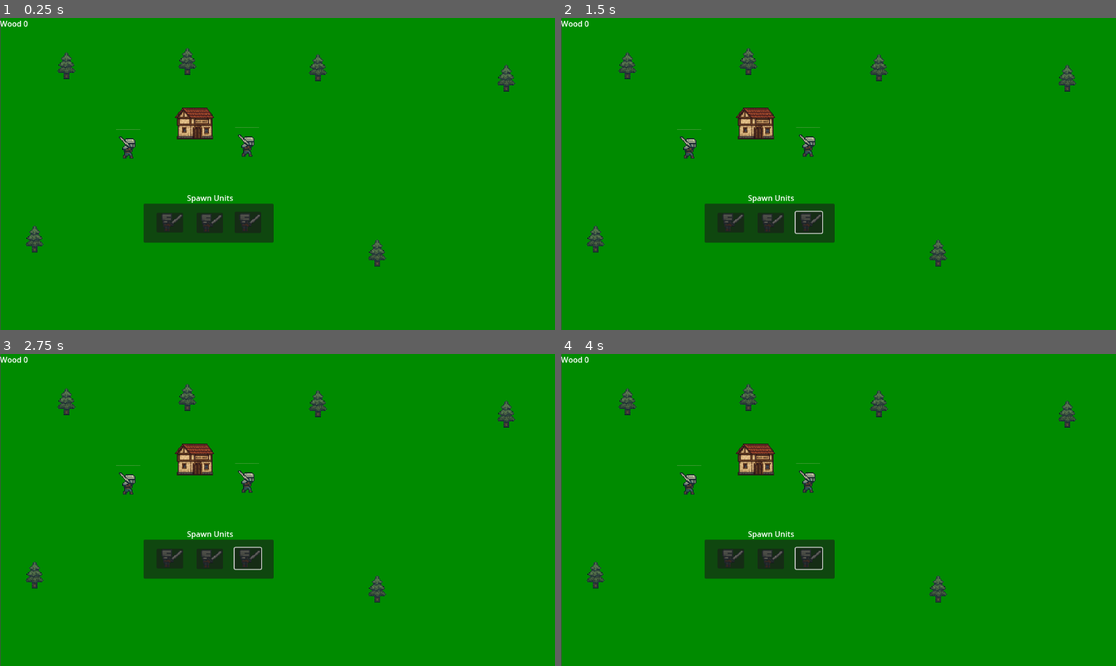
Above: before the commit, frames 1-4 (two rows, left to right).
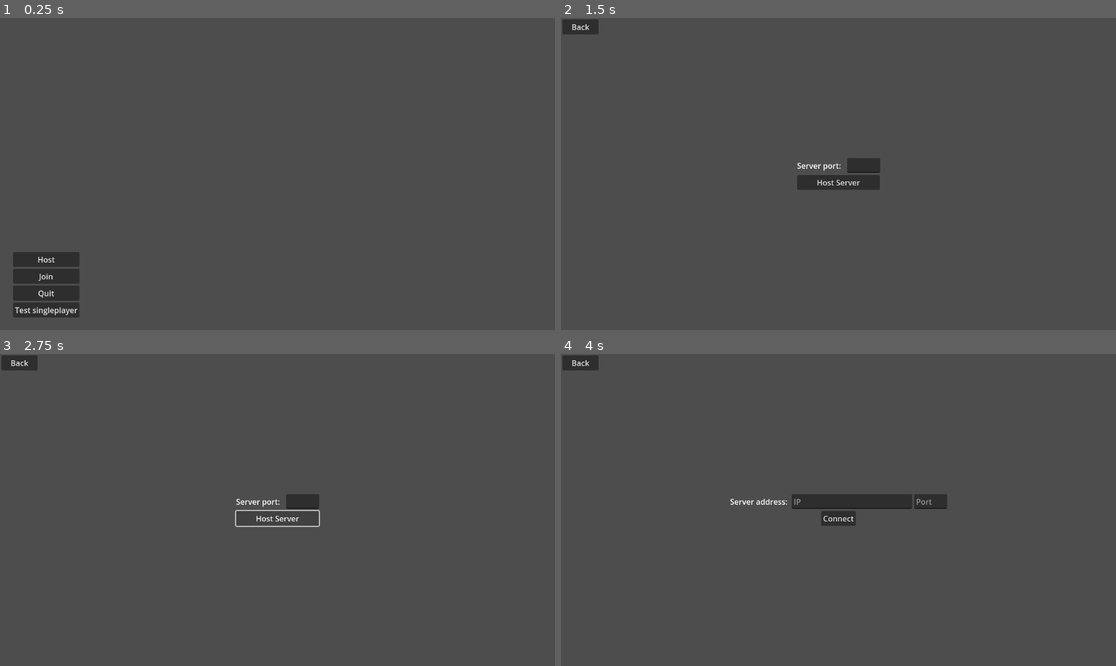
Above: after the commit, the same moments.

Repository: vili-00/rts-peli
Game: Godot game, scene res://main_menu.tscn
Two runs of this game, one before a commit and one after it. Both use one fixed random seed, a clock stepped at 60 frames per second and the inputs below. Before the commit the project starts from res://world.tscn.
Inputs (mouse positions are in pixels of both pictures, inside the frame that each line leads up to; where the layout moved, square brackets give the same spot in the first picture):
- Up to frame 1 (0.25 s): no input
- Up to frame 2 (1.5 s): click (810, 223) at 0.52 s; click (605, 258) at 1.25 s, where only the run after the commit has a clickable "Host"
- Up to frame 3 (2.75 s): click (277, 519) at 2 s, where only the run after the commit has a clickable "Host Server"
- Up to frame 4 (4 s): click (583, 363) [810, 559] at 2.75 s; click (605, 612) at 3.5 s, where only the run after the commit has a clickable "Join"

The runs differ from the first frame. In frame 1, 99% of the frame differs, in the area x 0-100%, y 0-100%; in frame 2, 99%; in frame 3, 99%; in frame 4, 99%.

Commit message:
Lisätty Host ja Join valikot.

Diff:
--- /dev/null
+++ b/host_menu.gd
@@ -0,0 +1,5 @@
+extends Control
+
+
+func _on_button_pressed() -> void:
+	get_tree().change_scene_to_file("res://main_menu.tscn")
--- /dev/null
+++ b/host_menu.tscn
@@ -0,0 +1,50 @@
+[gd_scene load_steps=2 format=3 uid="uid://chckfx3ubwxwc"]
+
+[ext_resource type="Script" uid="uid://bhblmsi3gqo0c" path="res://host_menu.gd" id="1_jaox0"]
+
+[node name="host_menu" type="Control"]
+layout_mode = 3
+anchors_preset = 15
+anchor_right = 1.0
+anchor_bottom = 1.0
+grow_horizontal = 2
+grow_vertical = 2
+script = ExtResource("1_jaox0")
+
+[node name="VBoxContainer" type="VBoxContainer" parent="."]
+layout_mode = 1
+anchors_preset = 8
+anchor_left = 0.5
+anchor_top = 0.5
+anchor_right = 0.5
+anchor_bottom = 0.5
+offset_left = -86.0
+offset_top = -20.0
+offset_right = 86.0
+offset_bottom = 20.0
+grow_horizontal = 2
+grow_vertical = 2
+
+[node name="HBoxContainer" type="HBoxContainer" parent="VBoxContainer"]
+layout_mode = 2
+
+[node name="ServerPortLabel" type="Label" parent="VBoxContainer/HBoxContainer"]
+layout_mode = 2
+text = "Server port:  "
+
+[node name="Port" type="LineEdit" parent="VBoxContainer/HBoxContainer"]
+layout_mode = 2
+
+[node name="HostButton" type="Button" parent="VBoxContainer"]
+layout_mode = 2
+text = "Host Server"
+
+[node name="BackButton" type="Button" parent="."]
+layout_mode = 1
+offset_left = 3.0
+offset_top = 3.0
+offset_right = 78.0
+offset_bottom = 34.0
+text = "Back"
+
+[connection signal="pressed" from="BackButton" to="." method="_on_button_pressed"]
--- /dev/null
+++ b/join_menu.gd
@@ -0,0 +1,5 @@
+extends Control
+
+
+func _on_button_pressed() -> void:
+	get_tree().change_scene_to_file("res://main_menu.tscn")
--- /dev/null
+++ b/join_menu.tscn
@@ -0,0 +1,56 @@
+[gd_scene load_steps=2 format=3 uid="uid://c6pnphud3hw4c"]
+
+[ext_resource type="Script" uid="uid://2gtratoxttyx" path="res://join_menu.gd" id="1_xqaw6"]
+
+[node name="join_menu" type="Control"]
+layout_mode = 3
+anchors_preset = 15
+anchor_right = 1.0
+anchor_bottom = 1.0
+grow_horizontal = 2
+grow_vertical = 2
+script = ExtResource("1_xqaw6")
+
+[node name="VBoxContainer" type="VBoxContainer" parent="."]
+layout_mode = 1
+anchors_preset = 8
+anchor_left = 0.5
+anchor_top = 0.5
+anchor_right = 0.5
+anchor_bottom = 0.5
+offset_left = -225.0
+offset_top = -15.5
+offset_right = 225.0
+offset_bottom = 15.5
+grow_horizontal = 2
+grow_vertical = 2
+
+[node name="HBoxContainer" type="HBoxContainer" parent="VBoxContainer"]
+layout_mode = 2
+
+[node name="ServerAddressLabel" type="Label" parent="VBoxContainer/HBoxContainer"]
+layout_mode = 2
+text = "Server address: "
+
+[node name="IpAddress" type="LineEdit" parent="VBoxContainer/HBoxContainer"]
+layout_mode = 2
+size_flags_horizontal = 3
+placeholder_text = "IP"
+
+[node name="Port" type="LineEdit" parent="VBoxContainer/HBoxContainer"]
+layout_mode = 2
+placeholder_text = "Port"
+
+[node name="ConnectButton" type="Button" parent="VBoxContainer"]
+layout_mode = 2
+size_flags_horizontal = 4
+text = "Connect"
+
+[node name="BackButton" type="Button" parent="."]
+offset_left = 3.0
+offset_top = 3.0
+offset_right = 78.0
+offset_bottom = 34.0
+text = "Back"
+
+[connection signal="pressed" from="BackButton" to="." method="_on_button_pressed"]
--- a/main_menu.gd
+++ b/main_menu.gd
@@ -3,3 +3,12 @@
 
 func _on_test_singleplayer_pressed() -> void:
 	get_tree().change_scene_to_file("res://world.tscn")
+
+func _on_host_pressed() -> void:
+	get_tree().change_scene_to_file("res://host_menu.tscn")
+
+func _on_join_pressed() -> void:
+	get_tree().change_scene_to_file("res://join_menu.tscn")
+
+func _on_quit_pressed() -> void:
+	get_tree().quit()
--- a/main_menu.tscn
+++ b/main_menu.tscn
@@ -38,4 +38,7 @@
 layout_mode = 2
 text = "Test singleplayer"
 
+[connection signal="pressed" from="VBoxContainer/Host" to="." method="_on_host_pressed"]
+[connection signal="pressed" from="VBoxContainer/Join" to="." method="_on_join_pressed"]
+[connection signal="pressed" from="VBoxContainer/Quit" to="." method="_on_quit_pressed"]
 [connection signal="pressed" from="VBoxContainer/Test Singleplayer" to="." method="_on_test_singleplayer_pressed"]
--- a/project.godot
+++ b/project.godot
@@ -11,7 +11,7 @@
 [application]
 
 config/name="RTS-peli"
-run/main_scene="uid://syitjs03vshp"
+run/main_scene="uid://qfa6ueuy2q0k"
 config/features=PackedStringArray("4.4", "GL Compatibility")
 config/icon="res://assets/icon.svg"
 
Not shown, added: host_menu.gd.uid
Not shown, added: join_menu.gd.uid
